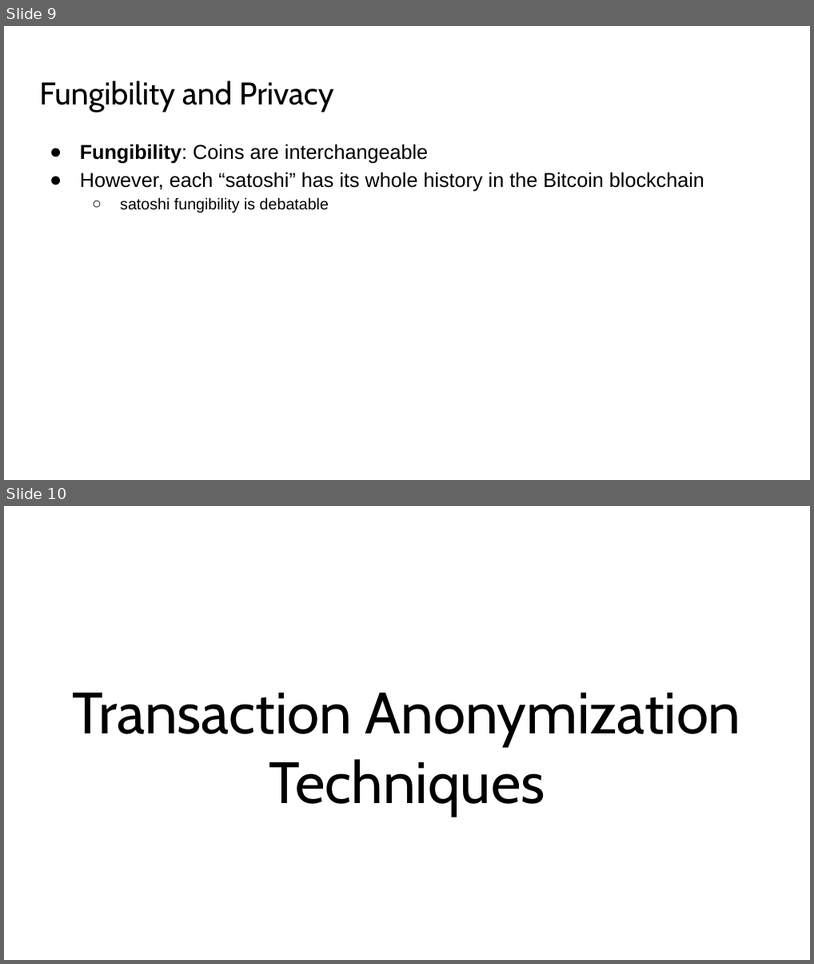
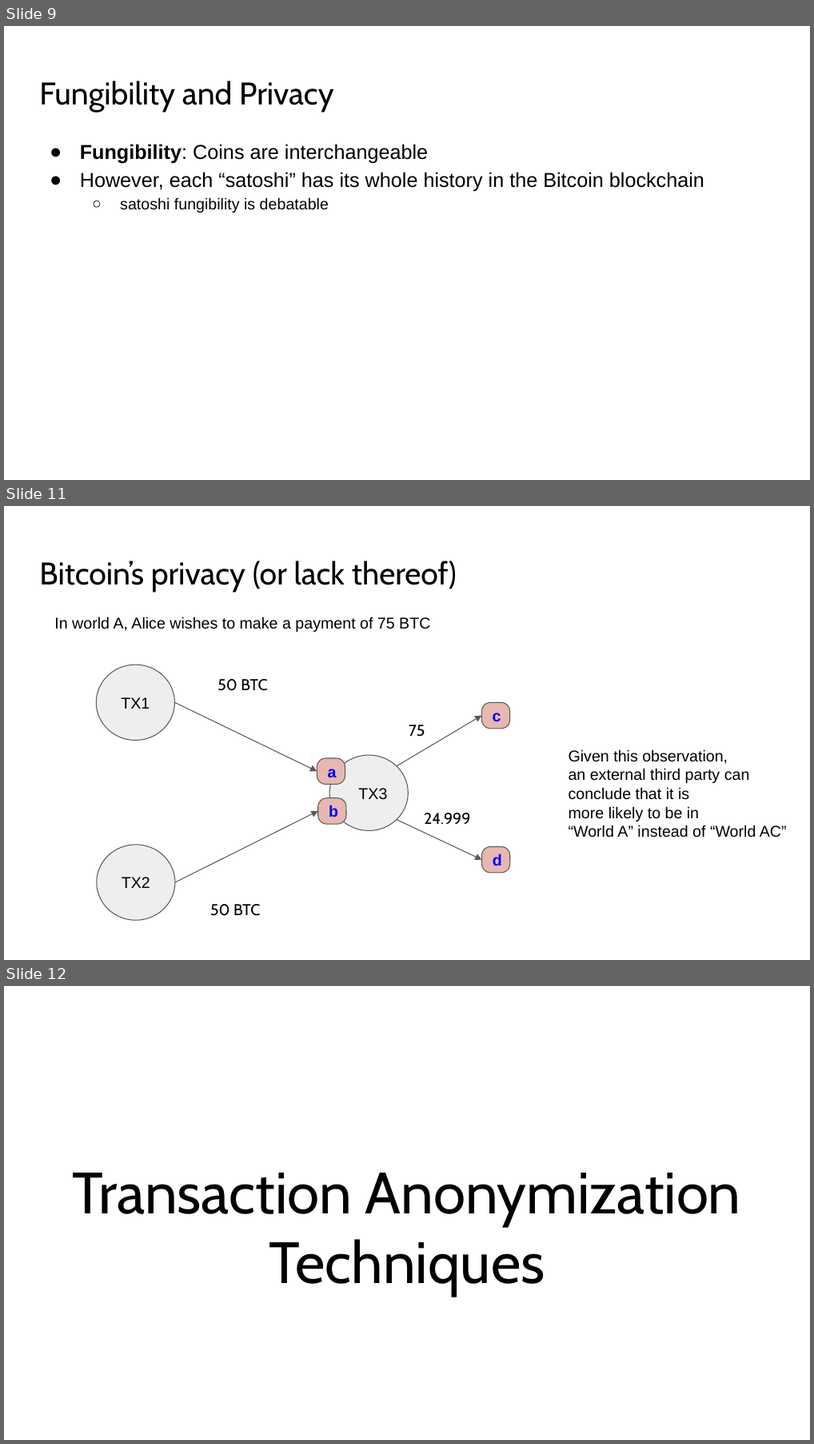
Before and after one commit to solegga/blockchaincourse, a slide deck: BDL2024 - 08 - Anonymity and Privacy, Network Security, Wallets.pptx. Shown one above the other, each under a label of ours: slides 9 and 10 before the commit, slides 9, 11 and 12 after it; the slides between them are not shown. The pictures are 814x964 and 814x1444 pixels, drawn with LibreOffice and Linux fonts; fonts in the diff are those of the drawing. Boxes give left, top, right and bottom in pixels: in the first picture for what was removed or moved away, otherwise in the second. Text is boxed around its words. In the diff, an @@ line names an element or a change of style, - is before the commit and + after.

```diff
--- a/BDL2024 - 08 - Anonymity and Privacy, Network Security, Wallets.pptx
+++ b/BDL2024 - 08 - Anonymity and Privacy, Network Security, Wallets.pptx
@@ slide 11 added at [4, 506, 810, 960], background #FFFFFF @@
@@ title added at [39, 560, 457, 592], 28 pt, text #000000 @@
+Bitcoin’s privacy (or lack thereof)
@@ text added at [54, 616, 430, 632], 14 pt, text #000000 @@
+In world A, Alice wishes to make a payment of 75 BTC
@@ ellipse added at [96, 665, 174, 740], fill #EEEEEE, outline #595959 0.75 pt, 14 pt, text #000000 @@
+TX1
@@ text added at [218, 679, 267, 691], 14 pt, text #000000 @@
+50 BTC
@@ arrow added from (175, 702) to (317, 772), #595959 0.75 pt @@
@@ arrow added from (397, 766) to (482, 716), #595959 0.75 pt @@
@@ rounded rectangle added at [482, 702, 510, 728], fill #E6B8AF, outline #595959 0.75 pt, 14 pt, text #0000FF, bold @@
+c
@@ text added at [409, 724, 425, 736], 14 pt, text #000000 @@
+75
@@ rounded rectangle added at [317, 759, 345, 784], fill #E6B8AF, outline #595959 0.75 pt, 14 pt, text #0000FF, bold @@
+a
@@ ellipse added at [330, 755, 408, 831], fill #EEEEEE, outline #595959 0.75 pt, 14 pt, text #000000 @@
+TX3
@@ text added at [569, 749, 787, 837], 14 pt, text #000000 @@
+Given this observation,
+an external third party can
+conclude that it is
+more likely to be in
+“World A” instead of “World AC”
@@ arrow added from (175, 882) to (318, 811), #595959 0.75 pt @@
@@ rounded rectangle added at [318, 798, 346, 824], fill #E6B8AF, outline #595959 0.75 pt, 14 pt, text #0000FF, bold @@
+b
@@ text added at [424, 812, 471, 824], 14 pt, text #000000 @@
+24.999
@@ arrow added from (397, 819) to (482, 860), #595959 0.75 pt @@
@@ ellipse added at [97, 844, 175, 920], fill #EEEEEE, outline #595959 0.75 pt, 14 pt, text #000000 @@
+TX2
@@ rounded rectangle added at [482, 846, 510, 872], fill #E6B8AF, outline #595959 0.75 pt, 14 pt, text #0000FF, bold @@
+d
@@ text added at [210, 904, 260, 916], 14 pt, text #000000 @@
+50 BTC
@@ what was slide 10 is now slide 12 @@
```
Also in this commit, not shown: 15 slides changed, 1 other slide added.
